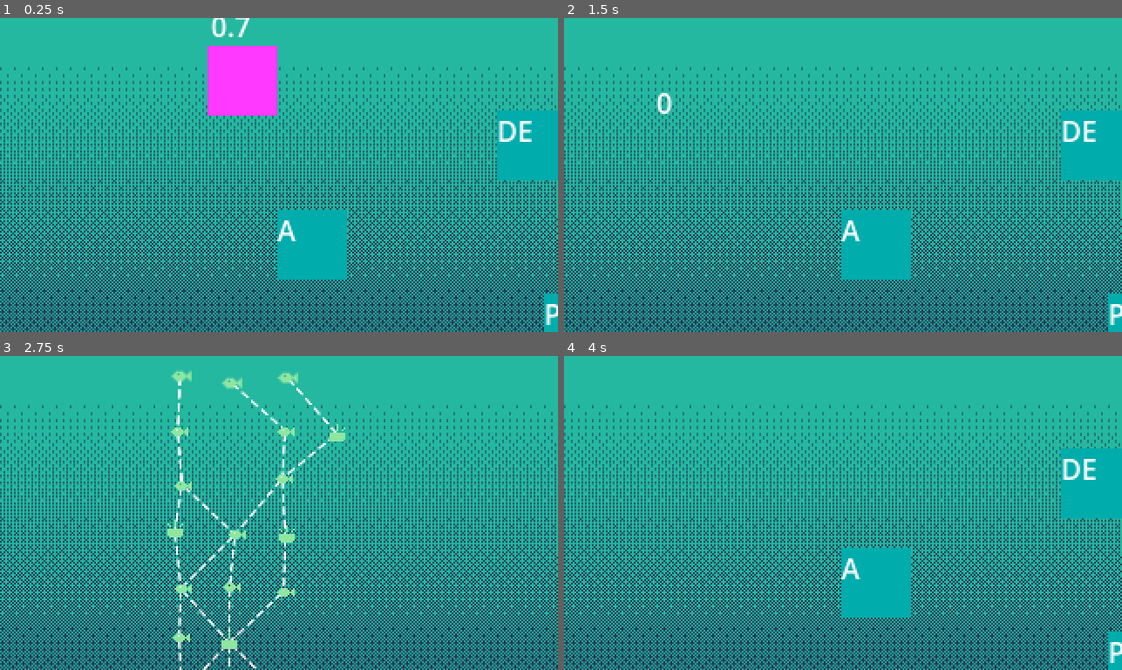
Above: before the commit, frames 1-4 (two rows, left to right).
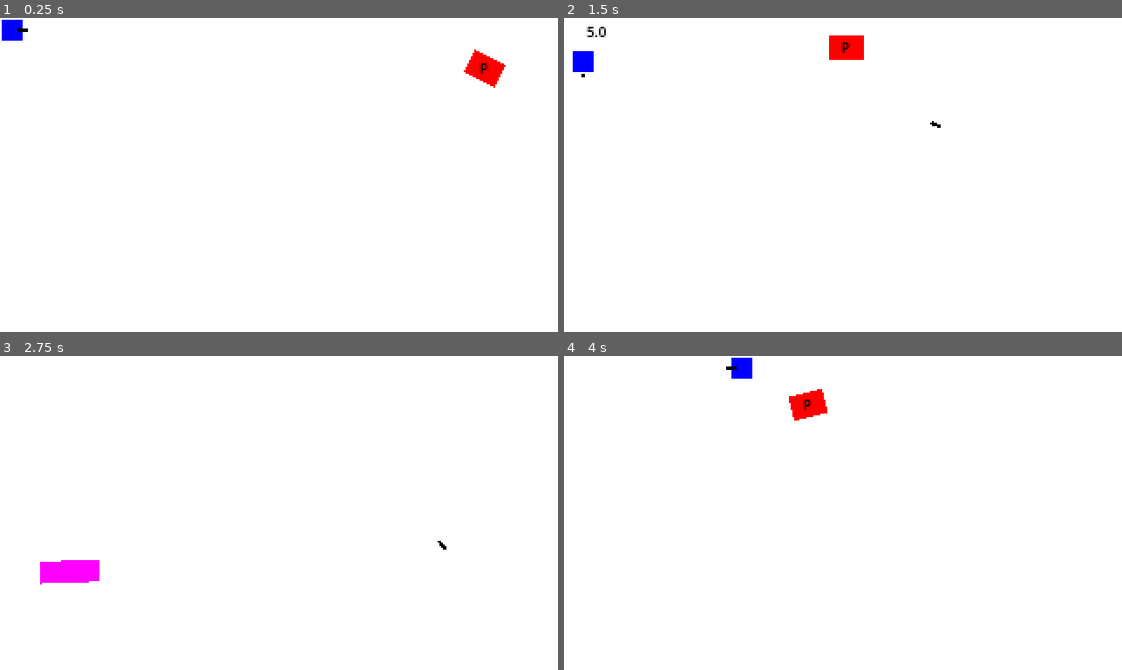
Above: after the commit, the same moments.

Repository: get-shwifty/LD57
Game: Godot game, scene res://Game/main_scene.tscn
The game is run twice, just before and just after one commit, with the same random seed, the same clock (stepped at 60 frames per second) and the same inputs.
Inputs (mouse positions are in pixels of both pictures, inside the frame that each line leads up to):
- Up to frame 1 (0.25 s): no input
- Up to frame 2 (1.5 s): tap Enter (game_compose_word) at 0.5 s; move the mouse to (965, 159) at 0.52 s; hold D (move_right) 0.53-1.28 s; tap Space (fire) at 0.6 s; click (965, 159) at 0.67 s; move the mouse to (731, 190) at 1.27 s; hold S (move_down) from 1.28 s (still down); click (731, 190) at 1.35 s
- Up to frame 3 (2.75 s): move the mouse to (334, 443) at 2.02 s; release S (move_down) at 2.03 s; hold D (move_right) from 2.03 s (still down); tap Enter (game_compose_word) at 2.1 s
- Up to frame 4 (4 s): move the mouse to (742, 374) at 2.77 s; release D (move_right) at 2.78 s; hold W (move_up) 2.78-3.53 s; tap Mouse wheel down (scroll_down) at 2.85 s; click (742, 374) at 2.92 s; move the mouse to (792, 381) at 3.52 s; hold A (move_left) from 3.53 s (still down); hold Mouse wheel up (scroll_up) from 3.53 s (still down); click (792, 381) at 3.67 s

The runs differ from the first frame. In frame 1, 100% of the frame differs, in the area x 0-100%, y 0-100%; in frame 2, 100%; in frame 3, 99%; in frame 4, 100%.

Commit message:
finally merge logic with MainLevel

Diff:
--- a/gd_project/Game/Characters/fish.gd
+++ b/gd_project/Game/Characters/fish.gd
@@ -1,6 +1,4 @@
 extends Node2D
-
-class_name Fish
 
 @export var LETTERS : String = ""
 
--- a/gd_project/Game/Characters/player.gd
+++ b/gd_project/Game/Characters/player.gd
@@ -1,6 +1,4 @@
 extends Node2D
-
-class_name Player
 
 @export var MOVE_SPEED : float = 500
 @export var START_OXYGEN : float = 1
--- a/gd_project/Game/Characters2/fish1.gd
+++ b/gd_project/Game/Characters2/fish1.gd
@@ -1,13 +1,16 @@
 extends CharacterBody2D
+class_name Fish
+
+signal on_captured(letter)
 
 @export var MOVE_DURATION: float = 2.5
 @export_exp_easing var MOVE_EASING = 0.6
 @export var MOVE_SPEED: float = 35
 @export var MAX_MOVE_SPEED: float = 60
-@export var FOLLOWING_DISTANCE : float = 40.0
+@export var FOLLOWING_DISTANCE: float = 40.0
 @export var path_to_follow: Path2D
 
-var curve : Curve2D
+var curve: Curve2D
 var time_since_move_start: float = 0
 var last_ease_value: float = 0
 @onready var point_following = $Marker2D
@@ -23,6 +26,9 @@
 	return path_to_follow.to_global(
 		curve.get_closest_point(
 			path_to_follow.to_local(point_following.global_position)))
+
+func _process(_delta: float) -> void:
+	$LetterCtn.global_rotation = 0
 
 func _physics_process(delta: float) -> void:
 	time_since_move_start += delta
@@ -41,3 +47,6 @@
 	velocity = direction * min(MOVE_SPEED * coeff_ease, MAX_MOVE_SPEED)
 	move_and_slide()
 	look_at(target)
+
+func capture_letter(_collision: KinematicCollision2D):
+	on_captured.emit("P")
--- a/gd_project/Game/Characters2/fish1.tscn
+++ b/gd_project/Game/Characters2/fish1.tscn
@@ -24,3 +24,18 @@
 
 [node name="Marker2D" type="Marker2D" parent="."]
 position = Vector2(40, 0)
+
+[node name="LetterCtn" type="Node2D" parent="."]
+
+[node name="Label" type="Label" parent="LetterCtn"]
+offset_left = -10.0
+offset_top = -7.0
+offset_right = 10.0
+offset_bottom = 7.0
+theme_override_colors/font_color = Color(0, 0, 0, 1)
+theme_override_font_sizes/font_size = 8
+text = "P"
+horizontal_alignment = 1
+vertical_alignment = 1
+ellipsis_char = ""
+uppercase = true
--- a/gd_project/Game/Characters2/harpoon.gd
+++ b/gd_project/Game/Characters2/harpoon.gd
@@ -37,7 +37,9 @@
 
 			var collision = projectile.move_and_collide(projectile_velocity * delta)
 			if collision:
-				# TODO fish?
+				var collider = collision.get_collider()
+				if collider is Fish:
+					collider.capture_letter(collision)
 				projectile_velocity = Vector2.ZERO
 			projectile_fired_time = -PROJ_DEST_DURATION
 		elif projectile_fired_time < 0:
--- /dev/null
+++ b/gd_project/Game/Characters2/oxygen.gd
@@ -0,0 +1,25 @@
+extends Node2D
+class_name Oxygen
+
+signal on_oxygen_depleted
+
+@export var START_OXYGEN: float = 5.1
+@export var OXYGEN_CONSUMPTION_RATE: float = 1.0 / 60.0
+
+var current_oxygen: float
+var lost_all_oxygen: bool
+
+func _ready():
+	current_oxygen = START_OXYGEN
+	lost_all_oxygen = false
+
+func _physics_process(delta: float) -> void:
+	if lost_all_oxygen:
+		return
+	var consumed_oxygen = OXYGEN_CONSUMPTION_RATE * delta
+	current_oxygen -= consumed_oxygen
+	if current_oxygen <= 0:
+		on_oxygen_depleted.emit()
+		lost_all_oxygen = true
+	else:
+		$Label.text = str(current_oxygen).pad_decimals(1)
--- a/gd_project/Game/Characters2/player.gd
+++ b/gd_project/Game/Characters2/player.gd
@@ -1,10 +1,12 @@
 extends CharacterBody2D
+class_name Player
 
 @export var MOVE_SPEED : float = 90
 
 @onready var harpoon: Harpoon = $Harpoon
+@onready var oxygen: Oxygen = $Oxygen
 
-func _physics_process(delta: float) -> void:
+func _physics_process(_delta: float) -> void:
 	var hinput = Input.get_axis("move_left", "move_right")
 	var vinput = Input.get_axis("move_up", "move_down")
 	var input = Vector2(hinput, vinput).normalized()
--- a/gd_project/Game/Characters2/player.tscn
+++ b/gd_project/Game/Characters2/player.tscn
@@ -1,7 +1,8 @@
-[gd_scene load_steps=5 format=3 uid="uid://bv5efl4bcaq73"]
+[gd_scene load_steps=6 format=3 uid="uid://bv5efl4bcaq73"]
 
 [ext_resource type="Script" uid="uid://cihl6w3tmo3v0" path="res://Game/Characters2/player.gd" id="1_4flbx"]
 [ext_resource type="Script" uid="uid://6ph3jq3w637p" path="res://Game/Characters2/harpoon.gd" id="2_obqfy"]
+[ext_resource type="Script" uid="uid://vdrfqo6lcnm5" path="res://Game/Characters2/oxygen.gd" id="3_m4rnn"]
 
 [sub_resource type="CircleShape2D" id="CircleShape2D_h2yge"]
 radius = 7.0
@@ -59,3 +60,13 @@
 position_smoothing_enabled = true
 position_smoothing_speed = 10.0
 drag_horizontal_enabled = true
+
+[node name="Oxygen" type="Node2D" parent="."]
+script = ExtResource("3_m4rnn")
+
+[node name="Label" type="Label" parent="Oxygen"]
+offset_left = 2.0
+offset_top = -23.0
+offset_right = 42.0
+theme_override_colors/font_color = Color(0, 0, 0, 1)
+theme_override_font_sizes/font_size = 8
--- a/gd_project/Game/Levels/game_level.gd
+++ b/gd_project/Game/Levels/game_level.gd
@@ -5,9 +5,10 @@
 @onready var MENU_WORD_COMPOSITION = preload("res://Game/GUI/menu_word_composition.tscn")
 
 @onready var ui_container = $UIContainer;
+@onready var room: LevelRoom = $Room
+@onready var player: Player = $Player
 
 var fishes : Array[Fish] = []
-var player : Player;
 
 var word_composing_menu : Control;
 
@@ -17,23 +18,18 @@
 var current_score : int = 0
 
 func _ready():
-	var test = get_children()
-	for child in get_children():
-		if child is Fish:
-			fishes.append(child)
-			child.on_captured.connect(fish_captured.bind(child))
-			check_remaining_fishes()
-		if child is Player:
-			player = child
-			child.on_oxygen_depleted.connect(oxygen_depleted)
+	room.set_letters([]) # TODO
+	room.on_captured.connect(fish_captured)
+	player.oxygen.on_oxygen_depleted.connect(oxygen_depleted)
+
 	setup_level()
 
 func setup_level():
-	score_objective = 5;
+	score_objective = 5
 
-func fish_captured(fish : Fish):
-	print("captured " + fish.get_letters())
-	current_letters += fish.get_letters()
+func fish_captured(letter):
+	current_letters += letter
+	prints("captured " + letter, current_letters)
 
 func check_remaining_fishes():
 	for fish in fishes:
--- a/gd_project/Game/Levels/level_test.tscn
+++ b/gd_project/Game/Levels/level_test.tscn
@@ -1,33 +1,14 @@
 [gd_scene load_steps=4 format=3 uid="uid://d3elieuk1ty6m"]
 
 [ext_resource type="Script" uid="uid://ddit1srs4rpdb" path="res://Game/Levels/game_level.gd" id="1_rdhbp"]
-[ext_resource type="PackedScene" uid="uid://ch5qcxkkk7v8u" path="res://Game/Characters/player.tscn" id="2_4xtnr"]
-[ext_resource type="PackedScene" uid="uid://stngncrk7diw" path="res://Game/Characters/fish.tscn" id="3_6ih1o"]
+[ext_resource type="PackedScene" uid="uid://foipsmnjhbbe" path="res://Game/Levels/room_1.tscn" id="2_1krt2"]
+[ext_resource type="PackedScene" uid="uid://bv5efl4bcaq73" path="res://Game/Characters2/player.tscn" id="3_3j40w"]
 
 [node name="Level" type="Node2D"]
 script = ExtResource("1_rdhbp")
 
-[node name="Player" parent="." instance=ExtResource("2_4xtnr")]
-position = Vector2(119, 16)
+[node name="Room" parent="." instance=ExtResource("2_1krt2")]
 
-[node name="Fish" parent="." instance=ExtResource("3_6ih1o")]
-position = Vector2(159, 110)
-LETTERS = "A"
-
-[node name="Fish2" parent="." instance=ExtResource("3_6ih1o")]
-position = Vector2(312, 158)
-LETTERS = "P"
-
-[node name="Fish3" parent="." instance=ExtResource("3_6ih1o")]
-position = Vector2(97, 219)
-LETTERS = "H"
-
-[node name="Fish4" parent="." instance=ExtResource("3_6ih1o")]
-position = Vector2(288, 243)
-LETTERS = "T"
-
-[node name="Fish5" parent="." instance=ExtResource("3_6ih1o")]
-position = Vector2(285, 53)
-LETTERS = "DE"
+[node name="Player" parent="." instance=ExtResource("3_3j40w")]
 
 [node name="UIContainer" type="CanvasLayer" parent="."]
--- /dev/null
+++ b/gd_project/Game/Levels/room.gd
@@ -0,0 +1,10 @@
+extends Node
+class_name LevelRoom
+
+signal on_captured(letter)
+
+func set_letters(letters):
+	for child in get_children():
+		if child is Fish:
+			# TODO set letter
+			child.on_captured.connect(on_captured.emit)
--- a/gd_project/Game/Levels/room_1.tscn
+++ b/gd_project/Game/Levels/room_1.tscn
@@ -1,5 +1,6 @@
-[gd_scene load_steps=6 format=3 uid="uid://foipsmnjhbbe"]
+[gd_scene load_steps=7 format=3 uid="uid://foipsmnjhbbe"]
 
+[ext_resource type="Script" uid="uid://ct66n2oso5hh2" path="res://Game/Levels/room.gd" id="1_0f8fv"]
 [ext_resource type="PackedScene" uid="uid://bl7v4nvdkdd4b" path="res://Game/Characters2/fish1.tscn" id="1_gjbq7"]
 [ext_resource type="Script" uid="uid://cqdipeqeac1rc" path="res://alexis/path_follow_2d.gd" id="2_0f8fv"]
 
@@ -16,6 +17,7 @@
 point_count = 18
 
 [node name="Room1" type="Node2D"]
+script = ExtResource("1_0f8fv")
 
 [node name="LeftWall" type="StaticBody2D" parent="."]
 collision_layer = 5
Not shown, added: gd_project/Game/Characters2/oxygen.gd.uid
Not shown, added: gd_project/Game/Levels/room.gd.uid
